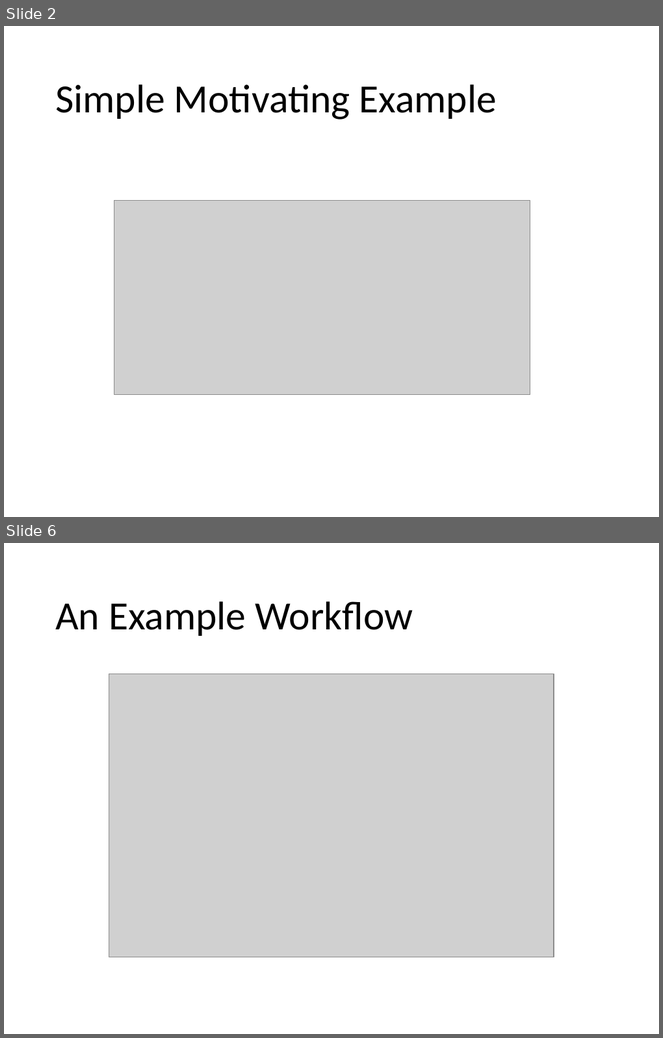
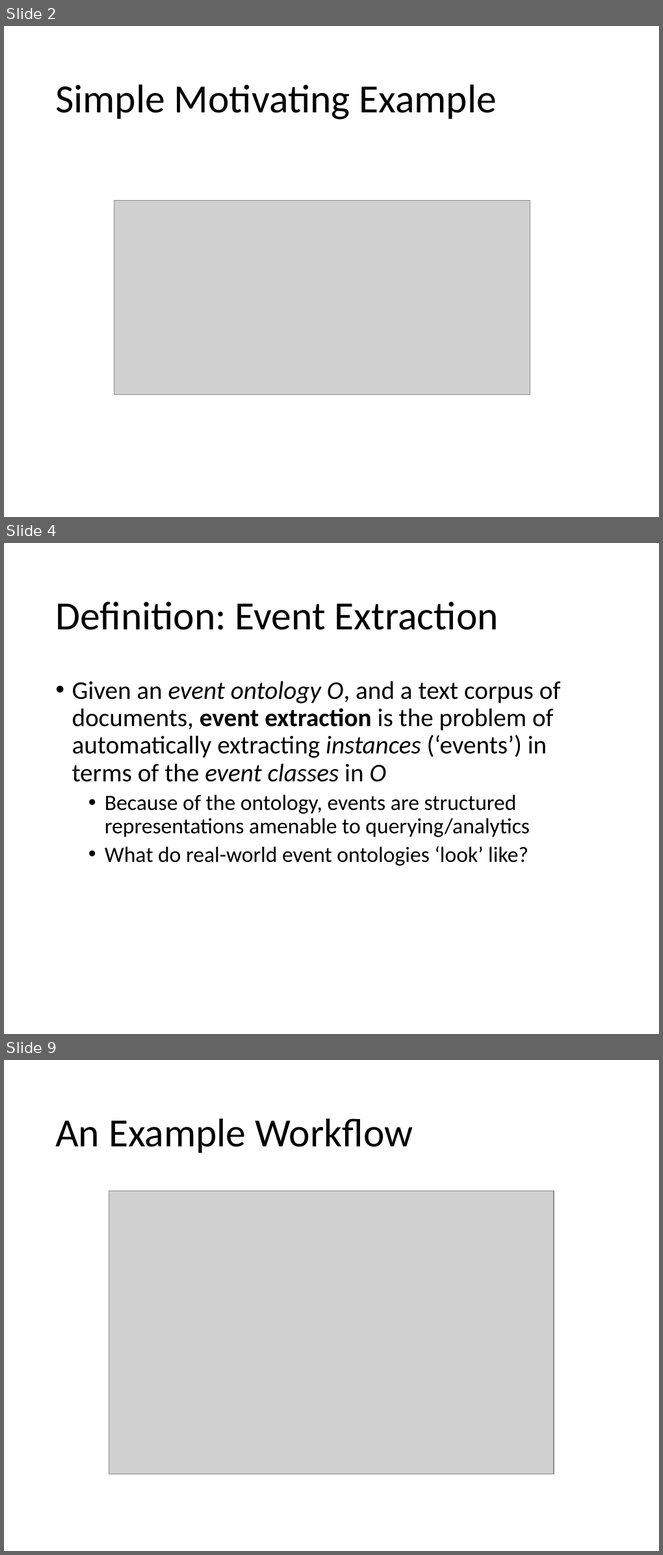
Before and after one commit to evhart/smasac-tutorial, a slide deck: slides/pptx/5-event-extraction.pptx. Shown one above the other, each under a label of ours: slides 2 and 6 before the commit, slides 2, 4 and 9 after it; the slides between them are not shown. The pictures are 663x1038 and 663x1555 pixels, drawn with LibreOffice and Linux fonts; fonts in the diff are those of the drawing; grey boxes stand for pictures. Boxes give left, top, right and bottom in pixels: in the first picture for what was removed or moved away, otherwise in the second. Text is boxed around its words. In the diff, an @@ line names an element or a change of style, - is before the commit and + after.

Commit message:
minor changes to event extraction slides

```diff
--- a/slides/pptx/5-event-extraction.pptx
+++ b/slides/pptx/5-event-extraction.pptx
@@ slide 4 added at [4, 543, 659, 1034], background #FFFFFF @@
@@ title added at [55, 601, 499, 630], 44 pt, text #000000 @@
+Definition: Event Extraction
@@ text added at [72, 681, 561, 866], 28 pt, text #000000 @@
+• Given an event ontology O, and a text corpus of documents, event extraction is the problem of automatically extracting instances (‘events’) in terms of the event classes in O
+  • Because of the ontology, events are structured representations amenable to querying/analytics
+  • What do real-world event ontologies ‘look’ like?
@@ what was slide 6 is now slide 9 @@
```
Also in this commit, not shown: 5 slides changed, 4 other slides added, 1 slide removed.
